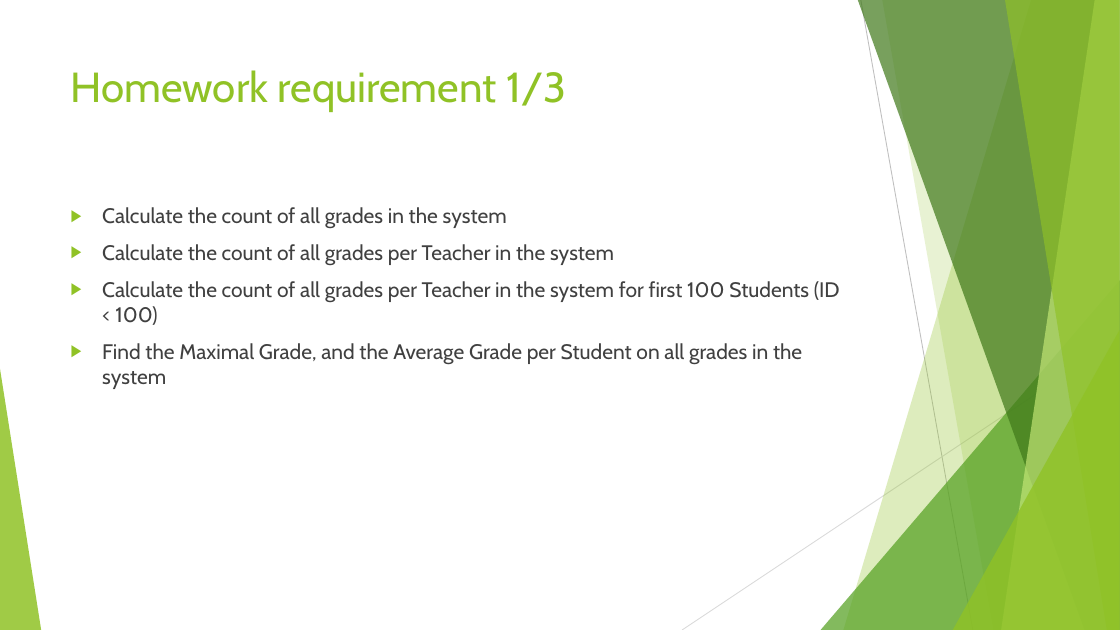
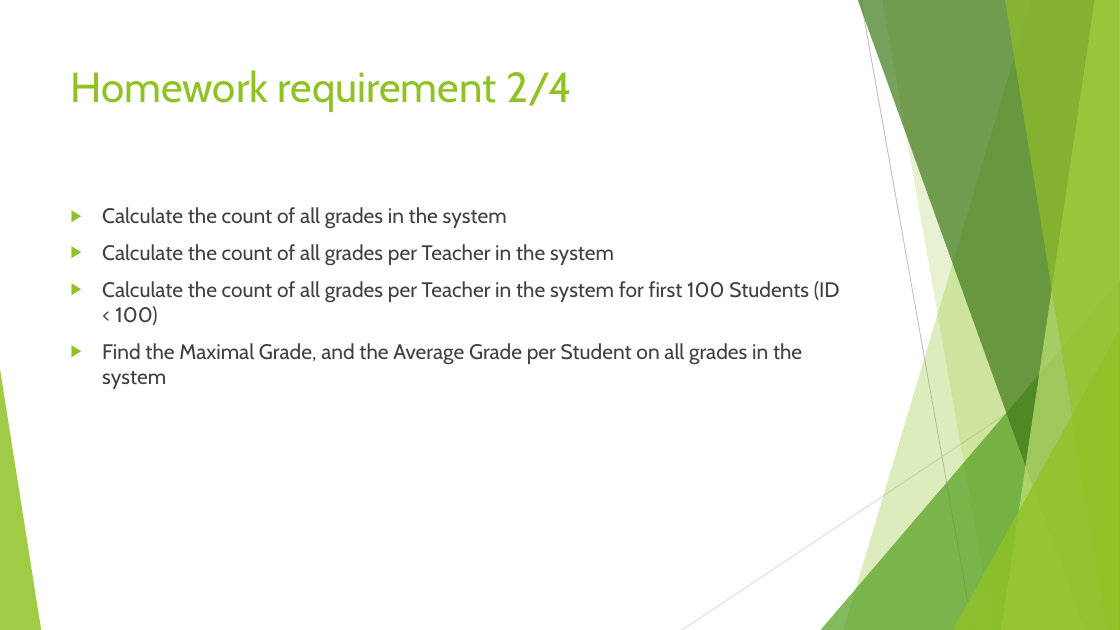
Before and after one commit to sedc-codecademy/sedc7-07-databasedevdesign, a slide deck: slide 26 of g1/Class 3/Presentation/Database Development and Design - Session 3.pptx (slide 18 before the commit). Drawn at 1120x630 pixels with LibreOffice and Linux fonts; fonts in the diff are those of the drawing. Boxes give left, top, right and bottom in pixels: in the first picture for what was removed or moved away, otherwise in the second. Text is boxed around its words. In the diff, an @@ line names an element or a change of style, - is before the commit and + after.

```diff
--- a/g1/Class 3/Presentation/Database Development and Design - Session 3.pptx
+++ b/g1/Class 3/Presentation/Database Development and Design - Session 3.pptx
@@ title at [71, 70, 572, 112]: text changed @@
-Homework requirement 1/3
+Homework requirement 2/4
```
Also in this commit, not shown: 5 other slides changed, 8 slides added.
